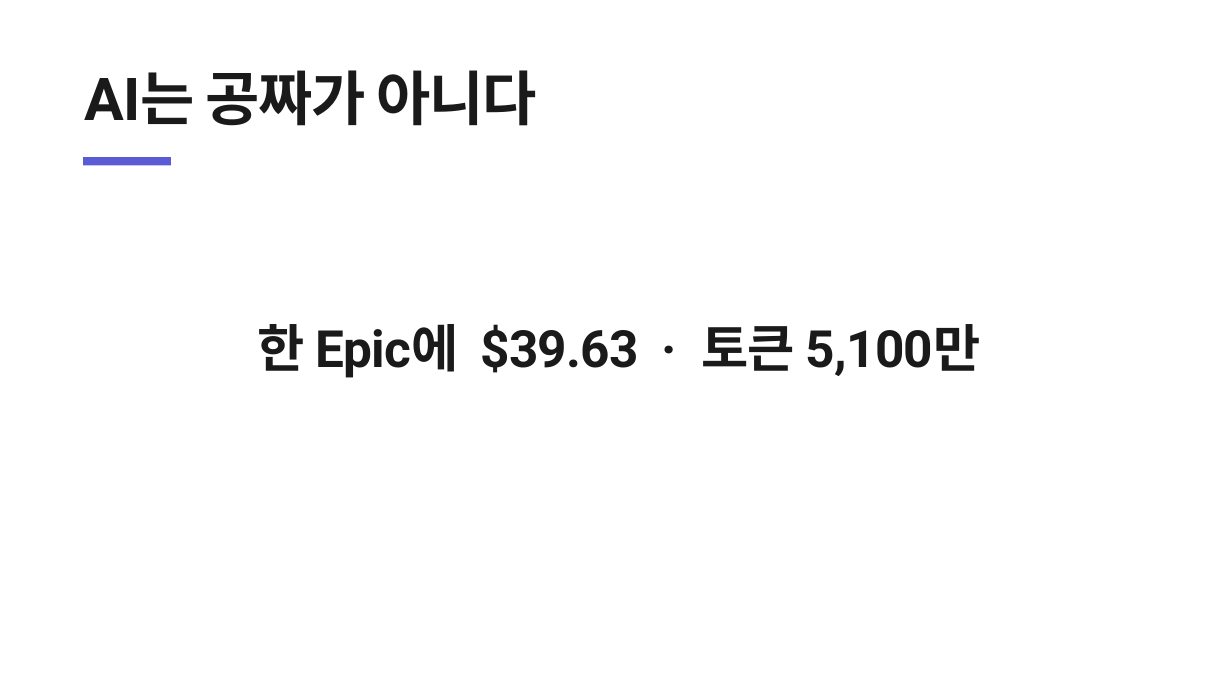
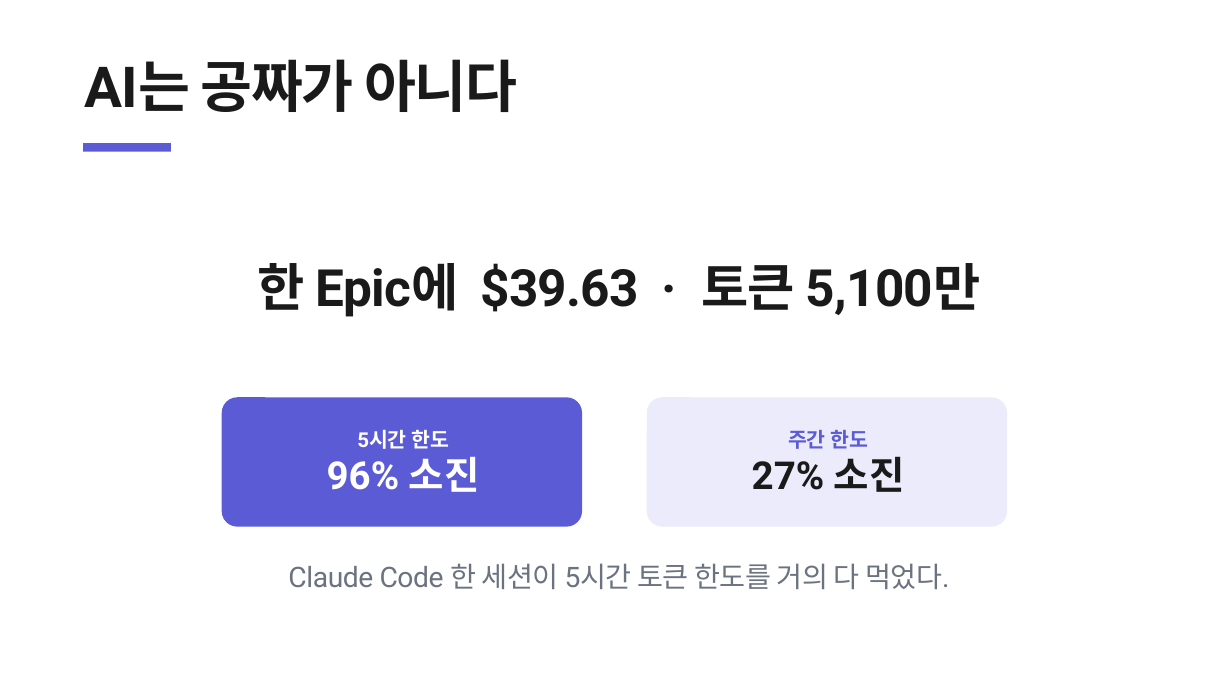
Before and after one commit to heyoonyoon/distributed-programming, a slide deck: slide 37 of docs/presentation/보험발표-figma.pptx. Drawn at 1232x693 pixels with LibreOffice and Linux fonts; fonts in the diff are those of the drawing. Boxes give left, top, right and bottom in pixels: in the first picture for what was removed or moved away, otherwise in the second. Text is boxed around its words. In the diff, an @@ line names an element or a change of style, - is before the commit and + after.

```diff
--- a/docs/presentation/보험발표-figma.pptx
+++ b/docs/presentation/보험발표-figma.pptx
@@ text "AI는 공짜가 아니다": place and size @@
-text "AI는 공짜가 아니다" at <box>85,70,537,126</box>
+text "AI는 공짜가 아니다" at <box>85,59,517,112</box>
@@ text "AI는 공짜가 아니다" at <box>85,59,517,112</box>: size 46 to 44 pt @@
@@ rectangle: place and size @@
-rectangle at <box>83,157,171,165</box>
+rectangle at <box>83,143,171,152</box>
@@ text "한 Epic에 $39.63 · 토큰 ...": place and size @@
-text "한 Epic에 $39.63 · 토큰 ..." at <box>258,324,980,378</box>
+text "한 Epic에 $39.63 · 토큰 ..." at <box>258,263,980,317</box>
@@ rounded rectangle added at <box>222,397,582,527</box>, fill #5B5BD6, 16 pt, text #FFFFFF, bold @@
+5시간 한도
+96% 소진
@@ rounded rectangle added at <box>647,397,1007,527</box>, fill #ECEBFB, 30 pt, text #1A1A1A, bold @@
+주간 한도
+27% 소진
@@ text added at <box>288,563,949,589</box>, 22 pt, text #6B7280 @@
+Claude Code 한 세션이 5시간 토큰 한도를 거의 다 먹었다.
```
Also in this commit, not shown: 1 other slide changed, 1 slide added, 7 other files.
